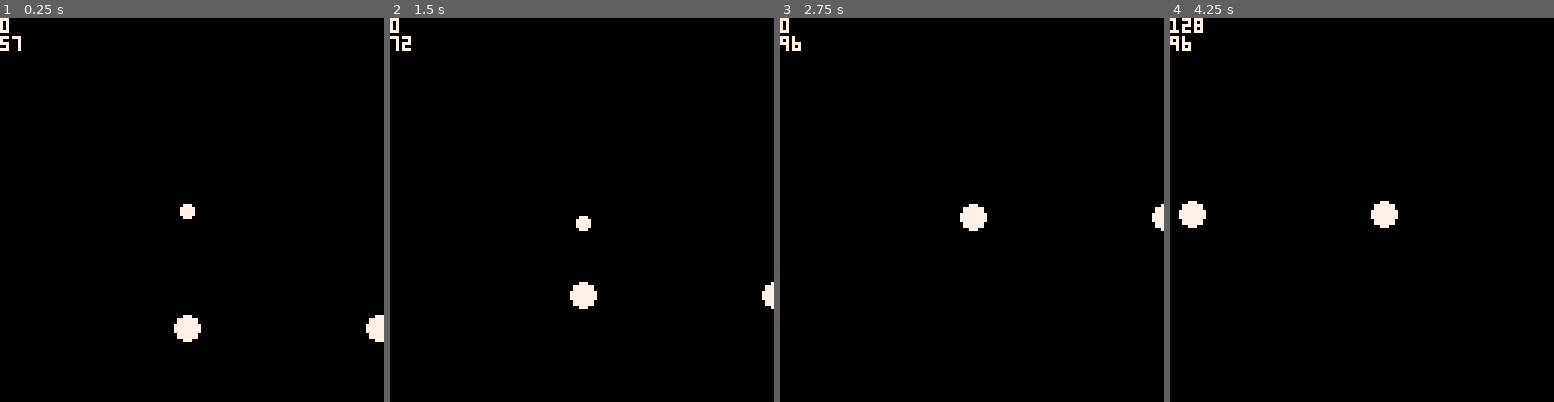
Above: before the commit, frames 1-4 (left to right).
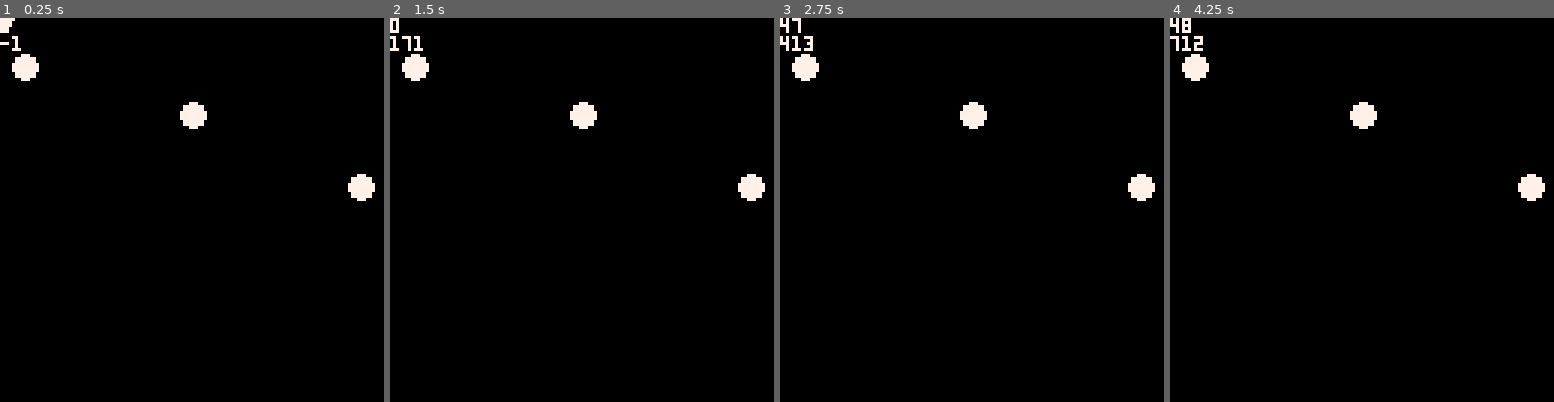
Above: after the commit, the same moments.

Repository: combo-man/piglypenthouse
Game: PICO-8 cartridge coin.p8
The game is run twice, just before and just after one commit, with the same random seed, the same clock (stepped at 60 frames per second) and the same inputs.
Inputs:
- Up to frame 1 (0.25 s): no input
- Up to frame 2 (1.5 s): no input
- Up to frame 3 (2.75 s): hold Right 1.6-2.1 s; hold Right from 2.47 s (still down)
- Up to frame 4 (4.25 s): release Right at 3.03 s; hold Left 3.08-3.58 s; hold Down 3.63-3.97 s; hold Right from 4.02 s (still down)

The runs differ from the first frame. In frame 1, 2.0% of the frame differs, in the area x 0-100%, y 0-85%; in frame 2, 1.9%; in frame 3, 1.8%; in frame 4, 2.2%, in the area x 0-98%, y 0-55%.

Commit message:
process...

Diff:
--- a/coin.p8
+++ b/coin.p8
@@ -49,6 +49,14 @@
 function cpy(obj)
    local n = {}
    for k,v in pairs(obj) do
+      n[k] = v
+   end
+   return n
+end
+
+function clone(obj,para)
+   local n = cpy(obj)
+   for k,v in pairs(para) do
       n[k] = v
    end
    return n
@@ -86,7 +94,7 @@
 end
 
 //constants////////////////////////
-grav = .05
+grav = .1
 clock = 0
 objs = {}
 //methods////////////////////////////
@@ -107,6 +115,25 @@
    end
 end
 
+function l_coin_update(self)
+   if self.timer <= 0 then
+      self.dead = true
+      self.active = false
+      local ncoin = clone(
+         coin,
+         {
+            x = self.x,
+            y = self.y,
+            dx = self.dx,
+            dy = self.dy,
+            active = true
+         }
+      )
+      add(objs,ncoin)
+   end
+   self.timer -= 1
+end
+
 function pig_catch(pig, obj)
    pig.active = true
 end
@@ -114,11 +141,16 @@
 function pig_fire(pig)
    if btn(3) then
       pig.active = false
-      local ncoin = cpy(coin)
-      ncoin.x = pig.x + pig.aim_x * (pig.r + ncoin.r)
-      ncoin.y = pig.y + pig.aim_y * (pig.r + ncoin.r)
-      ncoin.dx,ncoin.dy = pig.aim_x * pig.fspeed, pig.aim_y * pig.fspeed
-      ncoin.active = true
+      local ncoin = clone(
+         l_coin,
+         {
+            x = pig.x + pig.aim_x * (pig.r + coin.r),
+            y = pig.y + pig.aim_y * (pig.r + coin.r),
+            dx = pig.aim_x * pig.fspeed,
+            dy = pig.aim_y * pig.fspeed,
+            active = true
+         }
+      )
       add(objs,ncoin)
    end
 end
@@ -135,12 +167,12 @@
    id = 'coin',
 	x = 0,
    dx = 0,
-   rx = .99,
-	y = 64,
+   rx = .95,
+	y = 1,
    dy = -1,
-   ry = 1,
-   r = 2,
-   mv = .5,
+   ry = .97,
+   r = 4,
+   mv = 1,
    fys = true,
    kin = true,
    grav = true,
@@ -148,7 +180,20 @@
    active = true
 }
 
+l_coin = clone(
+   coin,
+   {
+      grav = false,
+      rx = 1,
+      ry = 1,
+      timer = 15,
+      act = function() end,
+      update = l_coin_update
+   }
+)
+
 pig = {
+   view = true,
    x = 0,
    dx = 0,
    rx = 1,
@@ -159,10 +204,40 @@
    aim_x = 1,
    aim_y = 0,
    act = pig_fire,
-   fspeed = 8,
+   fspeed = 1,
    catch = pig_catch
 }
 
+ur_pig = cpy(pig)
+ur_pig.aim_x = sqrt(2)/2
+ur_pig.aim_y = -sqrt(2)/2
+
+ul_pig = cpy(pig)
+ul_pig.aim_x = -sqrt(2)/2
+ul_pig.aim_y = -sqrt(2)/2
+
+dl_pig = cpy(pig)
+dl_pig.aim_x = -sqrt(2)/2
+dl_pig.aim_y = sqrt(2)/2
+
+dr_pig = cpy(pig)
+dr_pig.aim_x = sqrt(2)/2
+dr_pig.aim_y = sqrt(2)/2
+
+u_pig = cpy(pig)
+u_pig.aim_x = 0
+u_pig.aim_y = -1
+
+l_pig = cpy(pig)
+l_pig.aim_x = -1
+l_pig.aim_y = 0
+
+d_pig = cpy(pig)
+d_pig.aim_x = 0
+d_pig.aim_y = 1
+
+r_pig = cpy(pig)
+pig_lut = {r_pig, l_pig, u_pig, d_pig, ur_pig, dr_pig, dl_pig, ul_pig}
 strafe_pig = cpy(pig)
 strafe_pig.update = pig_auto_strafe
 
@@ -182,6 +257,9 @@
 end
 
 function aim_cam(cam,obj,bias)
+   if not obj.view then
+      return
+   end
    local nx = flr((cam.x*(bias-1) + obj.x) / bias)
    local ny = flr((cam.y*(bias-1) + obj.y) / bias)
    cam.x,cam.y = nx,ny
@@ -213,21 +291,22 @@
    local coin = cpy(coin)
    add(objs,coin)
    objs.active = objs[1]
-   local px = coin.x
-   local py = coin.y + 32
-   for i=1,7 do
-      local pg = cpy(pig)
-      pg.x = px
-      pg.y = py
-      add(objs,pg)
-      px += 64
-      py += 0
+   for x=1,128 do
+      for y=1,128 do
+         local d = mget(x-1,y-1) - 63
+         if pig_lut[d] then
+            local pg = cpy(pig_lut[d])
+            pg.x = x * 8
+            pg.y = y * 8
+            add(objs, pg)
+         end
+      end
    end
    objs.cam = cpy(cam)
    clock = 0
 end
 
-function _update()
+function _update60()
    clock += 1
    col_objs(objs)
    objs.active:act()
@@ -278,3 +357,35 @@
 
 
 
+…(24 lines of a section not shown)…
+__map__
+0000000000000001010000000000000000000000000000000000000000000000000000000000000000000000000000000000000000000000000000000000000000000000000000000000000000000000000000000000000000000000000000000000000000000000000000000000000000000000000000000000000000000000
+4000000000000000010000000101000000000041000000000047000000000000000000000000000000000000000000000000000000000000000000000000000000000000000000000000000000000000000000000000000000000000000000000000000000000000000000000000000000000000000000000000000000000000
+0000000000000000010000000000000000000000000000000000000000000000000000000000000000000000000000000000000000000000000000000000000000000000000000000000000000000000000000000000000000000000000000000000000000000000000000000000000000000000000000000000000000000000
+0000000000000040010000000000000000000000000000000000000000000000000000000000000000000000000000000000000000000000000000000000000000000000000000000000000000000000000000000000000000000000000000000000000000000000000000000000000000000000000000000000000000000000
+0000000000000001000000000000000000000000000044000000000000000000000000000000000000000000000000000000000000000000000000000000000000000000000000000000000000000000000000000000000000000000000000000000000000000000000000000000000000000000000000000000000000000000
+0001000000010101000000000000000000000000000000000000000000000000000000000000000000000000000000000000000000000000000000000000000000000000000000000000000000000000000000000000000000000000000000000000000000000000000000000000000000000000000000000000000000000000
+0000000000000000000000000000400000440000000000000000000000000000000000000000000000000000000000000000000000000000000000000000000000000000000000000000000000000000000000000000000000000000000000000000000000000000000000000000000000000000000000000000000000000000
Not shown, changed: 39 lines of the sprite sheet (__gfx__) section of coin.p8
